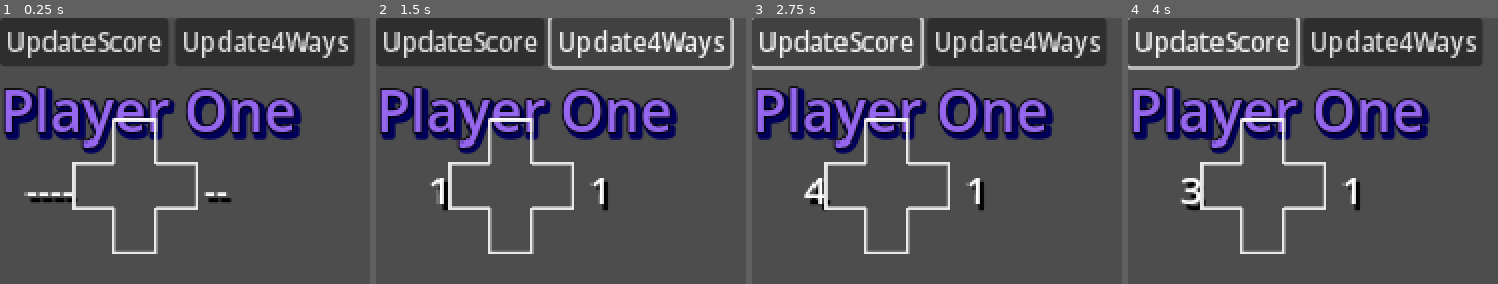
Above: before the commit, frames 1-4 (left to right).
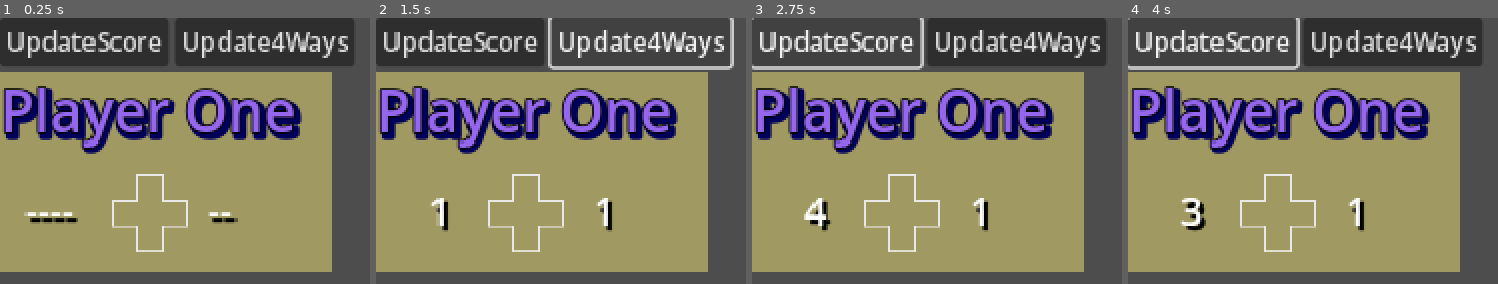
Above: after the commit, the same moments.

Repository: Infini-Creation/Ishid-O-Matic_Reborn
Game: Godot game, scene res://Scenes/tests/test_player1score.tscn
Two runs of this game, one before a commit and one after it. Both use one fixed random seed, a clock stepped at 60 frames per second and the inputs below. This scene is started directly instead of the project's main scene.
Inputs:
- Up to frame 1 (0.25 s): no input
- Up to frame 2 (1.5 s): click "UpdateScore" at 0.5 s; click "Update4Ways" at 1.25 s
- Up to frame 3 (2.75 s): click "UpdateScore" at 2 s
- Up to frame 4 (4 s): click "Update4Ways" at 2.75 s; click "UpdateScore" at 3.5 s

The runs differ from the first frame. In frame 1, 57% of the frame differs, in the area x 0-90%, y 20-96%; in frame 2, 57%; in frame 3, 57%; in frame 4, 57%.

Commit message:
players score panels updated

Diff:
--- a/project/Scenes/player_1_sub_panel.tscn
+++ b/project/Scenes/player_1_sub_panel.tscn
@@ -1,7 +1,8 @@
-[gd_scene load_steps=6 format=3 uid="uid://k13aykl28n7q"]
+[gd_scene load_steps=7 format=3 uid="uid://k13aykl28n7q"]
 
 [ext_resource type="Script" path="res://Scripts/player_1_sub_panel.gd" id="1_lpr6n"]
-[ext_resource type="Texture2D" uid="uid://cy4oiljoswgso" path="res://Arts/Gfx/Icons/4ways-icon.png" id="2_udkgh"]
+[ext_resource type="Texture2D" uid="uid://cc1m88sji1rp2" path="res://Arts/Gfx/Panels/player_panel_background.png" id="2_3p4v1"]
+[ext_resource type="Texture2D" uid="uid://coce3131s58m8" path="res://Arts/Gfx/Icons/4ways-icon.png" id="2_udkgh"]
 
 [sub_resource type="SystemFont" id="SystemFont_ftk0s"]
 subpixel_positioning = 0
@@ -15,14 +16,15 @@
 [node name="Player1_subPanel" type="Control"]
 layout_mode = 3
 anchors_preset = 0
-offset_right = 40.0
-offset_bottom = 40.0
+offset_right = 212.0
+offset_bottom = 110.0
 script = ExtResource("1_lpr6n")
 
 [node name="Background" type="TextureRect" parent="."]
 layout_mode = 0
-offset_right = 40.0
-offset_bottom = 40.0
+offset_right = 212.0
+offset_bottom = 128.0
+texture = ExtResource("2_3p4v1")
 
 [node name="Player1 Label" type="Label" parent="."]
 texture_filter = 1
@@ -43,10 +45,10 @@
 texture_filter = 1
 custom_minimum_size = Vector2(30, 0)
 layout_mode = 0
-offset_left = 13.0
-offset_top = 58.0
-offset_right = 50.0
-offset_bottom = 85.0
+offset_left = 12.0
+offset_top = 71.0
+offset_right = 52.0
+offset_bottom = 108.0
 theme_override_colors/font_shadow_color = Color(0, 0, 0, 1)
 theme_override_constants/shadow_offset_x = 3
 theme_override_constants/shadow_offset_y = 3
@@ -57,17 +59,17 @@
 visible_characters_behavior = 1
 
 [node name="FourWays Icon" type="Sprite2D" parent="."]
-position = Vector2(86.2, 72.512)
-scale = Vector2(0.14, 0.149)
+position = Vector2(96, 90)
+scale = Vector2(0.085, 0.086)
 texture = ExtResource("2_udkgh")
 
 [node name="FourWays Counter" type="Label" parent="."]
 texture_filter = 1
 layout_mode = 0
-offset_left = 130.0
-offset_top = 58.0
-offset_right = 146.0
-offset_bottom = 84.0
+offset_left = 133.0
+offset_top = 71.0
+offset_right = 149.0
+offset_bottom = 108.0
 theme_override_colors/font_shadow_color = Color(0, 0, 0, 1)
 theme_override_constants/shadow_offset_x = 3
 theme_override_constants/shadow_offset_y = 3
--- a/project/Scenes/player_2_sub_panel.tscn
+++ b/project/Scenes/player_2_sub_panel.tscn
@@ -43,35 +43,35 @@
 texture_filter = 1
 custom_minimum_size = Vector2(30, 0)
 layout_mode = 0
-offset_left = 13.0
-offset_top = 58.0
-offset_right = 50.0
-offset_bottom = 85.0
+offset_left = 12.0
+offset_top = 71.0
+offset_right = 52.0
+offset_bottom = 108.0
 theme_override_colors/font_shadow_color = Color(0, 0, 0, 1)
 theme_override_constants/shadow_offset_x = 3
 theme_override_constants/shadow_offset_y = 3
 theme_override_fonts/font = SubResource("SystemFont_kv4sg")
-theme_override_font_sizes/font_size = 16
+theme_override_font_sizes/font_size = 24
 text = "-----"
 horizontal_alignment = 1
 visible_characters_behavior = 1
 
 [node name="FourWays Icon" type="Sprite2D" parent="."]
-position = Vector2(86.2, 72.512)
-scale = Vector2(0.14, 0.149)
+position = Vector2(96, 90)
+scale = Vector2(0.085, 0.086)
 texture = ExtResource("2_totpv")
 
 [node name="FourWays Counter" type="Label" parent="."]
 texture_filter = 1
 layout_mode = 0
-offset_left = 130.0
-offset_top = 58.0
-offset_right = 146.0
-offset_bottom = 84.0
+offset_left = 133.0
+offset_top = 71.0
+offset_right = 149.0
+offset_bottom = 108.0
 theme_override_colors/font_shadow_color = Color(0, 0, 0, 1)
 theme_override_constants/shadow_offset_x = 3
 theme_override_constants/shadow_offset_y = 3
 theme_override_fonts/font = SubResource("SystemFont_ap5rn")
-theme_override_font_sizes/font_size = 16
+theme_override_font_sizes/font_size = 24
 text = "--"
 horizontal_alignment = 1
Not shown: 1 places in project/Scenes/player_2_sub_panel.tscn that only renumber resources
